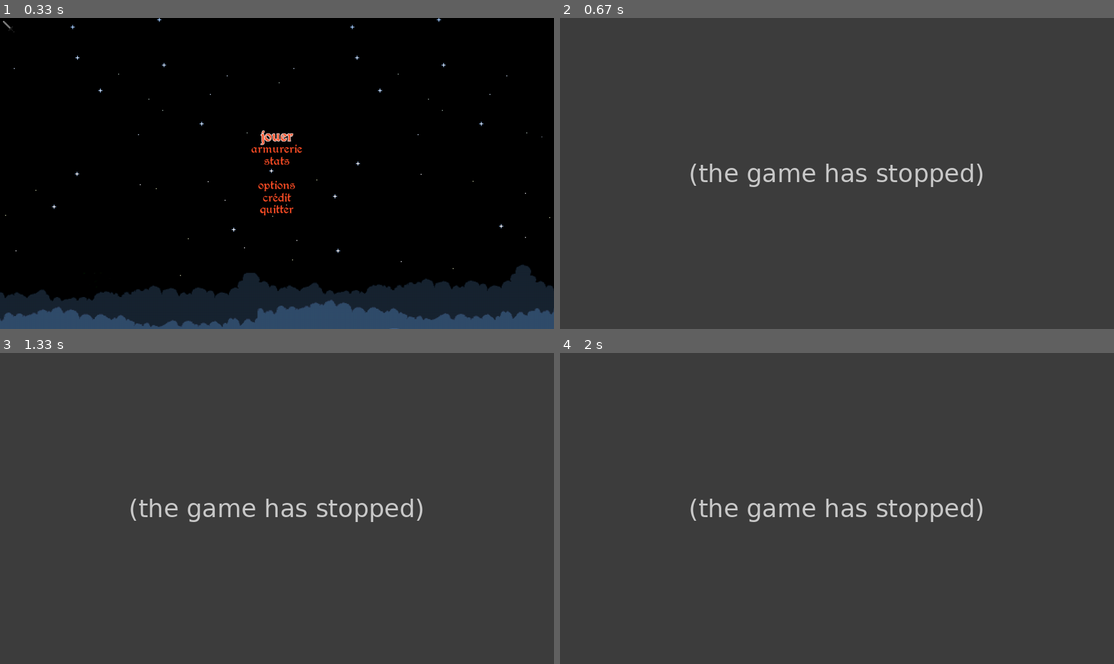
Above: before the commit, frames 1-4 (two rows, left to right).
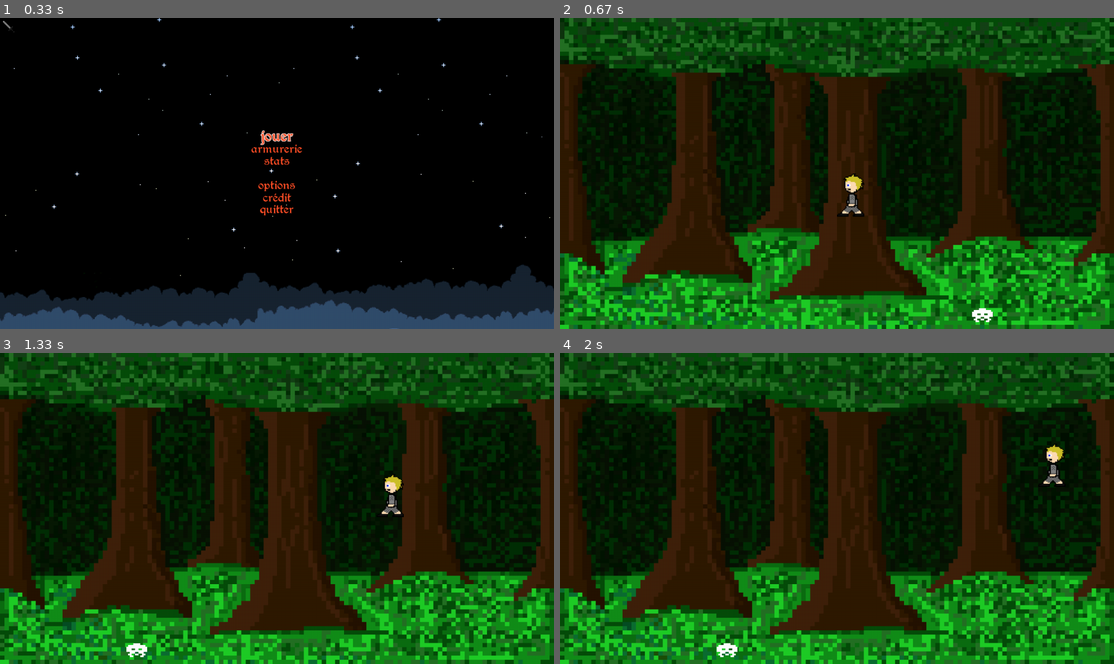
Above: after the commit, the same moments.

Repository: nerokiryu/hugo_boss
Game: pygame game, started from menu/menu.py
Two runs of this game, one before a commit and one after it. Both use one fixed random seed, a clock stepped at 60 frames per second and the inputs below. The source is Python 2; it was converted automatically to run under Python 3.
Inputs (mouse positions are in pixels of both pictures, inside the frame that each line leads up to):
- Up to frame 1 (0.33 s): no input
- Up to frame 2 (0.67 s): tap Enter at 0.33 s
- Up to frame 3 (1.33 s): hold Right 0.67-1.13 s; move the mouse to (254, 520) at 0.7 s; hold Up from 1.17 s (still down)
- Up to frame 4 (2 s): release Up at 1.47 s; hold Right 1.5-1.97 s

Frame 1 is identical in both runs. In frame 2, 100% of the frame differs, in the area x 0-100%, y 0-100%; in frame 3, 100%; in frame 4, 100%.
Error before the commit: TypeError: Invader.__init__() missing 1 required positional argument: 'speed' (jeu.py line 17); the game stopped at 0.33 s (later frames are placeholders)

Commit message:
trololol

Diff:
--- a/jeu/jeu.py
+++ b/jeu/jeu.py
@@ -14,10 +14,10 @@
 
 def game_loop():
 	speed = [10, 0]
-	invader = Invader(width-48, height-48, "graphics/character/boss/boss1/InvaderA_00.png", "graphics/character/boss/boss1//InvaderA_01.png", speed)
+	invader = Invader(width-48, height-48, "graphics/character/boss/boss1/InvaderA_00.png", "graphics/character/boss/boss1/InvaderA_01.png", "graphics/character/boss/boss1/InvaderA_01.png", speed)
 
 	# Idem, on cree notre hero en tant qu'objet MyHero
-	my_hero = MyHero(width/2, height/2, "graphics/character/hero/herol.png", "graphics/character/hero/herowl.png")
+	my_hero = MyHero(width/2, height/2, "graphics/character/hero/herol.png", "graphics/character/hero/herowl.png", "graphics/character/hero/herowl.png")
 
 	# Boucle de jeu
 	while 1:
--- a/menu/mouvement.py
+++ /dev/null
@@ -1,153 +0,0 @@
-import sys
-import pygame
-import os
-
-# Methode permettant de charger une image
-# et renvoyant l'objet surface associee
-def load_image(name):
-	image = pygame.image.load(name)
-	return image
-
-class MySprite():
-	# Constructeur, self correspond plus ou moins au 'this'
-	def __init__(self, pos_x, pos_y, image1):
-
-		# Initialisation et affectation de l'attribut image
-		self.image = load_image(image1)
-
-		# On part du principe que la taille de l'image est 48x48
-		self.rect = pygame.Rect(pos_x, pos_y, 48, 48)
-
-	# Retourne le rectangle (position)
-	def get_rect(self):
-		return self.rect
-
-	# Retourne la 'surface'
-	def get_img(self):
-		return self.image
-
-# Class MyHero herite de 'MySprite'
-class MyHero(MySprite):
-	def __init__(self, pos_x, pos_y, image1):
-		MySprite.__init__(self, pos_x, pos_y, image1)
-
-	def movement(self):
-		keys = pygame.key.get_pressed()
-
-		courir = pygame.K_LSHIFT
-		# Test la touche pressee
-		if keys[pygame.K_LEFT] and self.rect.left > 0:
-			self.rect = self.rect.move(-5, 0)
-
-		if keys[pygame.K_RIGHT] and self.rect.right < width:
-			self.rect = self.rect.move(5, 0)
-
-		if keys[pygame.K_UP] and self.rect.top > 0:
-			self.rect = self.rect.move(0, -5)
-
-		if keys[pygame.K_DOWN] and self.rect.bottom < height:
-			self.rect = self.rect.move(0, 5)
-
-
-		if keys[courir] and keys[pygame.K_LEFT] and self.rect.left > 0:
-			if self.rect.left < 50:
-				self.rect = self.rect.move(-self.rect.left, 0)
-			else:
-				self.rect = self.rect.move(-50, 0)
-
-		if keys[courir] and keys[pygame.K_RIGHT] and self.rect.right < width:
-			if self.rect.right > width-50:
-				self.rect = self.rect.move(width-self.rect.right, 0)
-			else:
-				self.rect = self.rect.move(50, 0)
-
-		if keys[courir] and keys[pygame.K_UP] and self.rect.top > 0:
-			if self.rect.top < 50:
-				self.rect = self.rect.move(0, -self.rect.top)
-			else:
-				self.rect = self.rect.move(0, -50)
-
-		if keys[courir] and keys[pygame.K_DOWN] and self.rect.bottom < height:
-			if self.rect.bottom > height-50:
-				self.rect = self.rect.move(0, height-self.rect.bottom)
-			else:
-				self.rect = self.rect.move(0, 50)
-
-
-# Class Invader herite de 'MySprite'
-class Invader(MySprite):
-	def __init__(self, pos_x, pos_y, image1, speed):
-		MySprite.__init__(self, pos_x, pos_y, image1)
-		self.speed = speed
-
-	def movement(self):
-		self.rect = self.rect.move(self.speed)
-		# Test la position de ce rectangle pour savoir si il a touche
-		# un mur : les attributs left, right, bottom, top correspondent
-		# au cordonnees en x ou y du carre
-		if self.rect.left < 0 or self.rect.right > width:
-			self.speed[0] = -self.speed[0]
-
-		if self.rect.top < 0 or self.rect.bottom > height:
-			self.speed[1] = -self.speed[1]
-
-def display(invader, my_hero):
-	# Ajoute nos images a afficher
-	screen.blit(background_image, background_position)
-	screen.blit(invader.get_img(), invader.get_rect())
-	screen.blit(my_hero.get_img(), my_hero.get_rect())
-
-	# Affichage
-	pygame.display.flip()
-	screen.blit
-
-	# Limite le nombre d'images par seconde
-	pygame.time.wait(10)
-
-
-
-######################## LE JEU #########################
-def game_loop():
-	# On cree notre objet Invader qui herite de MySprite
-	speed = [1, 1]
-	invader = Invader(70, 70, "InvaderA_00.png", speed)
-
-	# Idem, on cree notre hero en tant qu'objet MyHero
-	my_hero = MyHero(400, 400, "InvaderB_00.png")
-
-	# Boucle de jeu
-	while 1:
-		for event in pygame.event.get():
-			if event.type == pygame.QUIT:
-				sys.exit()
-
-		# Deplacement
-		invader.movement()
-		my_hero.movement()
-
-		# Affichage
-		display(invader, my_hero)
-
-#########################################################
-## POINT D ENTREE DU CODE ##
-# A NOTER : toutes les variables declarees
-# dans une partie non indentee sont globales
-
-# Init pygame modules
-pygame.init()
-
-# Affiche la fenetre
-os.environ['SDL_VIDEO_CENTERED'] = '1'
-size = width, height = 640,480
-screen = pygame.display.set_mode(size)
-
-# Lance la musique
-"""pygame.mixer.music.load('music.mp3')
-pygame.mixer.music.play(10)"""
-
-# Charge l'image de fond
-background_image = load_image("background.jpg")
-background_position = [0, 0]
-
-# lance la boucle de jeu
-game_loop()
